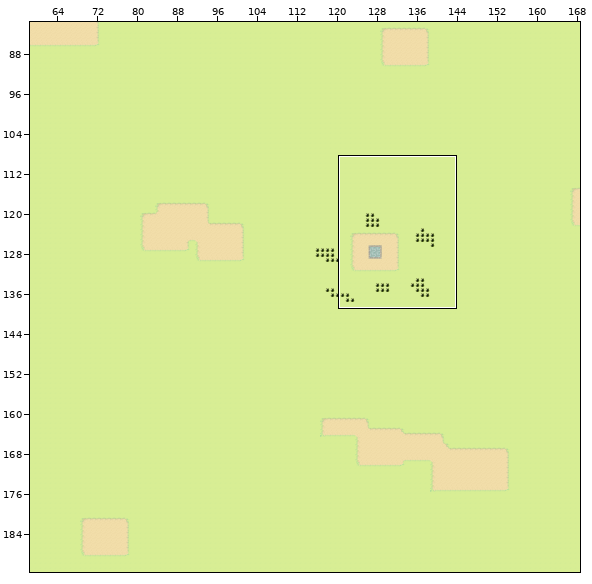
Two states of a Tiled map, shared/tilemap/mmorpg.tmx. The first picture is a wide view before the edit; the outline marks the close-up.
Close-up. Earlier state:
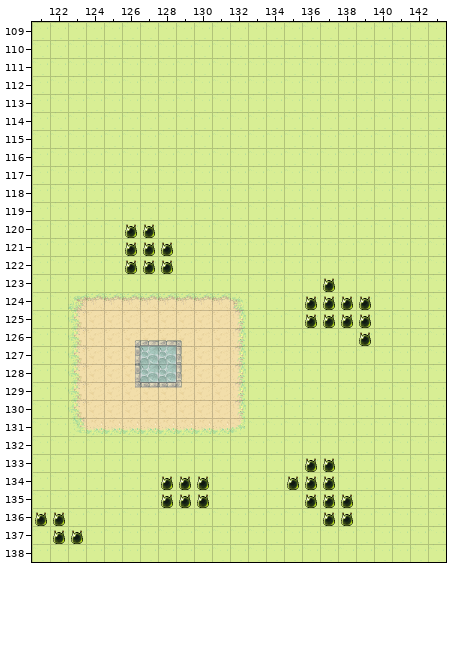
Cells are 32x32 px. Shown: x 121..143, y 109..138. The commit also changed other parts of the map, which this record leaves out.
The same view after the edit:
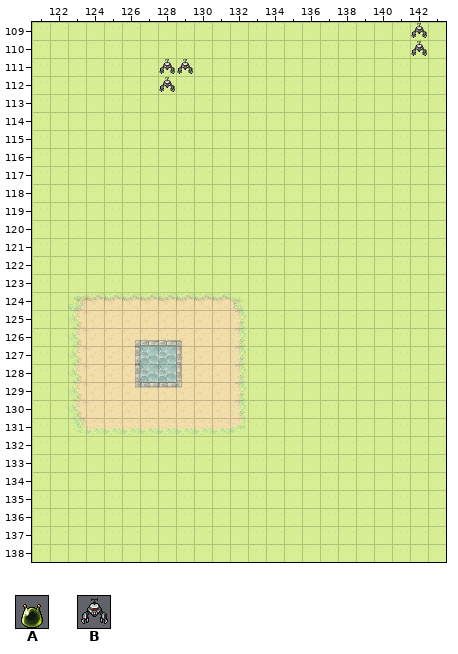
Key: from "tileset": A 463, B 464.
_ is an empty cell, . an unchanged one.
Tiles of an added or newly shown layer are drawn over the layers below it.
The exact change:
--- layer "enemy_spawns/enemy_easy"
@@ x 126..139 @@
-120 AA............
-121 AAA...........
-122 AAA...........
-123 ...........A..
-124 ..........AAAA
-125 ..........AAAA
-126 .............A
+120 __............
+121 ___...........
+122 ___...........
+123 ..........._..
+124 ..........____
+125 ..........____
+126 ............._
@@ x 121..138 @@
-133 ...............AA.
-134 .......AAA....AAA.
-135 .......AAA.....AAA
-136 AA..............AA
-137 .AA...............
+133 ...............__.
+134 .......___....___.
+135 .......___.....___
+136 __..............__
+137 .__...............
--- layer "enemy_spawns/enemy_medium" (added)
@@ x 128..142 @@
-109 .............._
-110 .............._
-111 __.............
-112 _..............
+109 ..............B
+110 ..............B
+111 BB.............
+112 B..............
